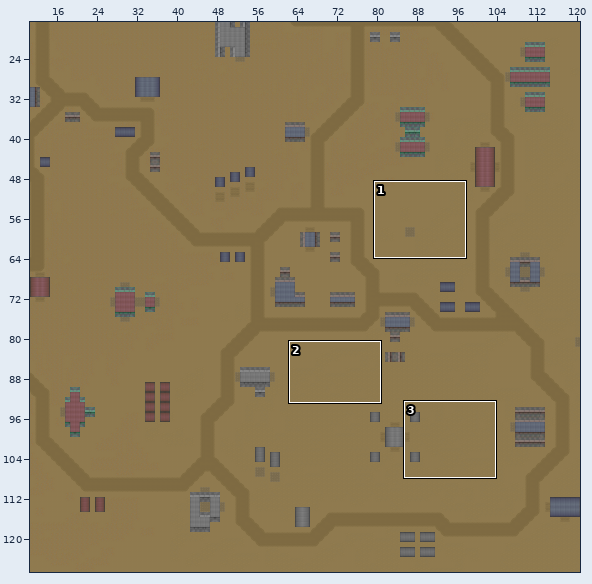
One commit to this Tiled map (JSON): map/map.json. Above: a wide view before the commit, with the close-up outlined.
Close-up. First the earlier version:
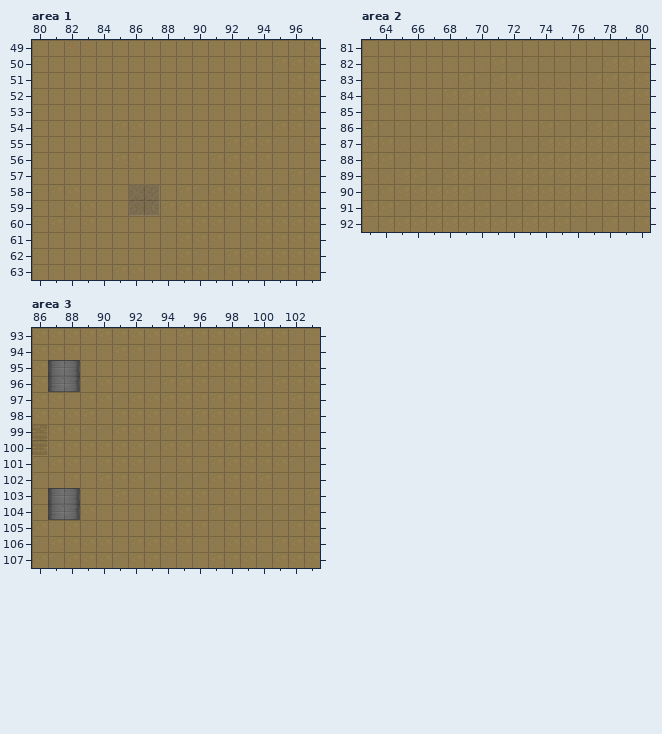
Cells are 64x64 px. Shown: area 1 x 80..97, y 49..63; area 2 x 63..80, y 81..92; area 3 x 86..103, y 93..107. The commit also changed other parts of the map, which this record leaves out.
Once edited:
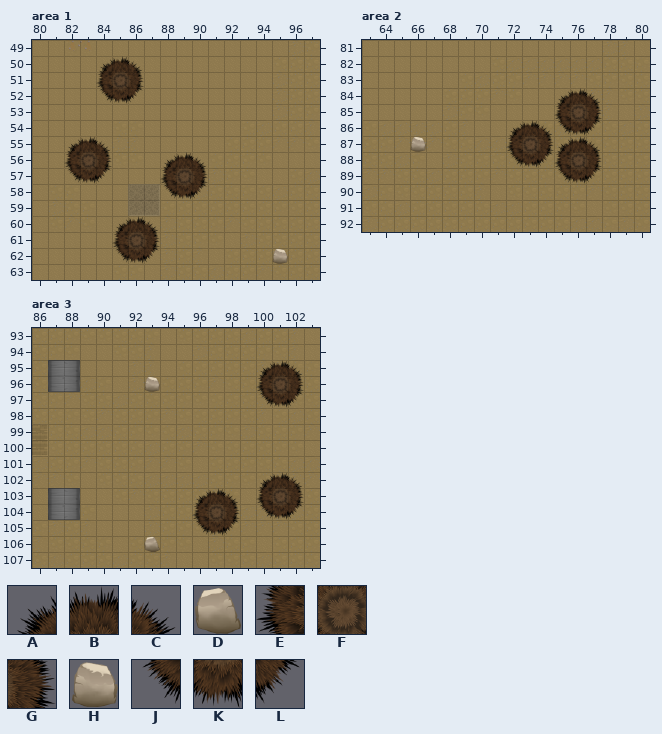
Key: from "tileset": A 6, B 7, C 8, D 20, E 21, F 22, G 23, H 35, J 36, K 37, L 38.
_ is an empty cell.
Difference:
{"where": "layer \"walls\", area 1"}
{"y":62,"x":95,"old":"_","new":"H"}
{"where": "layer \"trees\", area 1"}
{"y":50,"x":84,"old":"___","new":"ABC"}
{"y":51,"x":84,"old":"___","new":"EFG"}
{"y":52,"x":84,"old":"___","new":"JKL"}
{"y":55,"x":82,"old":"___","new":"ABC"}
{"y":56,"x":82,"old":"___","new":"EFG"}
{"y":56,"x":88,"old":"___","new":"ABC"}
{"y":57,"x":82,"old":"___","new":"JKL"}
{"y":57,"x":88,"old":"___","new":"EFG"}
{"y":58,"x":88,"old":"___","new":"JKL"}
{"y":60,"x":85,"old":"___","new":"ABC"}
{"y":61,"x":85,"old":"___","new":"EFG"}
{"y":62,"x":85,"old":"___","new":"JKL"}
{"where": "layer \"walls\", area 2"}
{"y":87,"x":66,"old":"_","new":"H"}
{"where": "layer \"trees\", area 2"}
{"y":84,"x":75,"old":"___","new":"ABC"}
{"y":85,"x":75,"old":"___","new":"EFG"}
{"y":86,"x":72,"old":"______","new":"ABCJKL"}
{"y":87,"x":72,"old":"______","new":"EFGABC"}
{"y":88,"x":72,"old":"______","new":"JKLEFG"}
{"y":89,"x":75,"old":"___","new":"JKL"}
{"where": "layer \"walls\", area 3"}
{"y":96,"x":93,"old":"_","new":"H"}
{"y":106,"x":93,"old":"_","new":"D"}
{"where": "layer \"trees\", area 3"}
{"y":95,"x":100,"old":"___","new":"ABC"}
{"y":96,"x":100,"old":"___","new":"EFG"}
{"y":97,"x":100,"old":"___","new":"JKL"}
{"y":102,"x":100,"old":"___","new":"ABC"}
{"y":103,"x":96,"old":"___","new":"ABC"}
{"y":103,"x":100,"old":"___","new":"EFG"}
{"y":104,"x":96,"old":"___","new":"EFG"}
{"y":104,"x":100,"old":"___","new":"JKL"}
{"y":105,"x":96,"old":"___","new":"JKL"}
